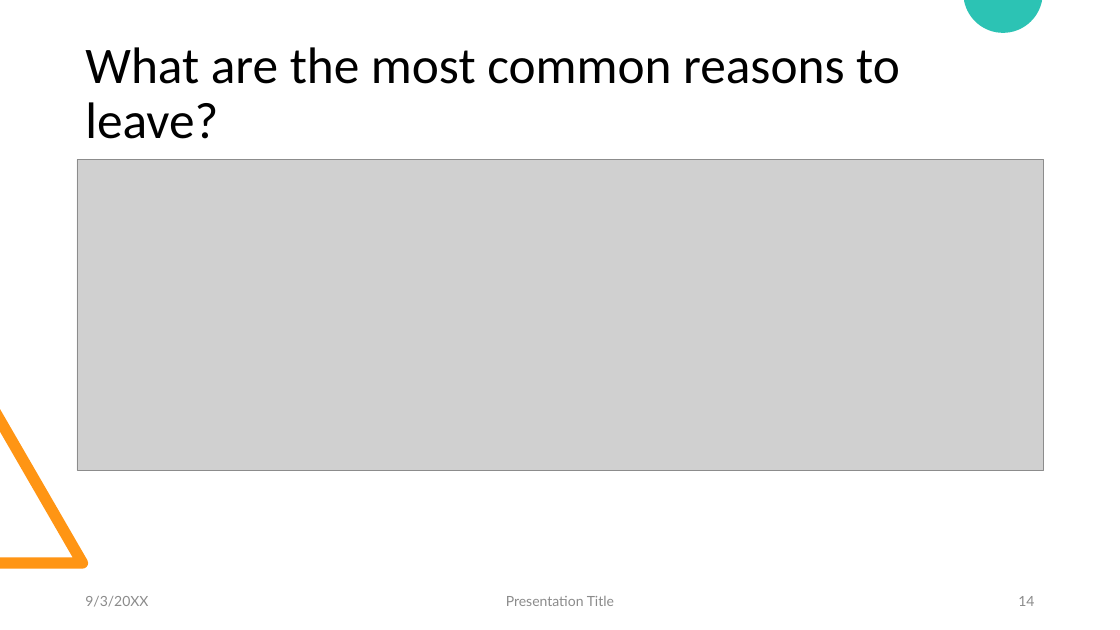
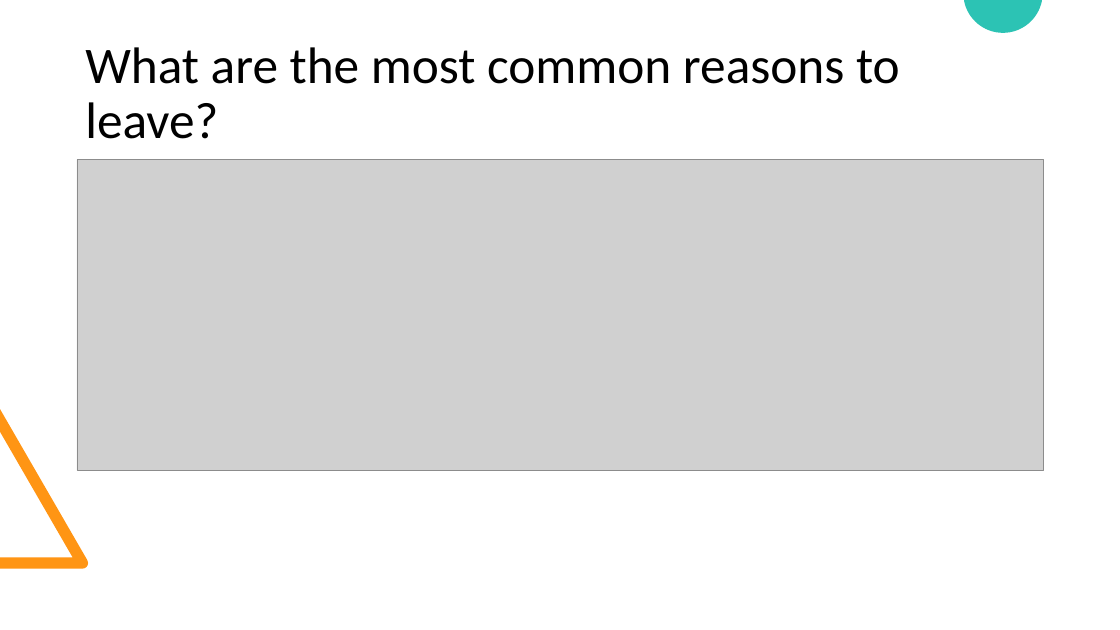
Before and after one commit to gmedina-mx/cs8631-datamngmt-ncl-final-assignment, a slide deck: slide 14 of reports/presentation.pptx. Drawn at 1120x630 pixels with LibreOffice and Linux fonts; fonts in the diff are those of the drawing; grey boxes stand for pictures. Boxes give left, top, right and bottom in pixels: in the first picture for what was removed or moved away, otherwise in the second. Text is boxed around its words. In the diff, an @@ line names an element or a change of style, - is before the commit and + after.

```diff
--- a/reports/presentation.pptx
+++ b/reports/presentation.pptx
@@ text removed at (x1=85, y1=596, x2=148, y2=607) @@
-9/3/20XX
@@ text removed at (x1=506, y1=596, x2=614, y2=606) @@
-Presentation Title
@@ page number removed at (x1=1018, y1=596, x2=1034, y2=606) @@
-14
```
Also in this commit, not shown: 10 other slides changed, 2 slides added, 2 slides removed, 1 other file.
